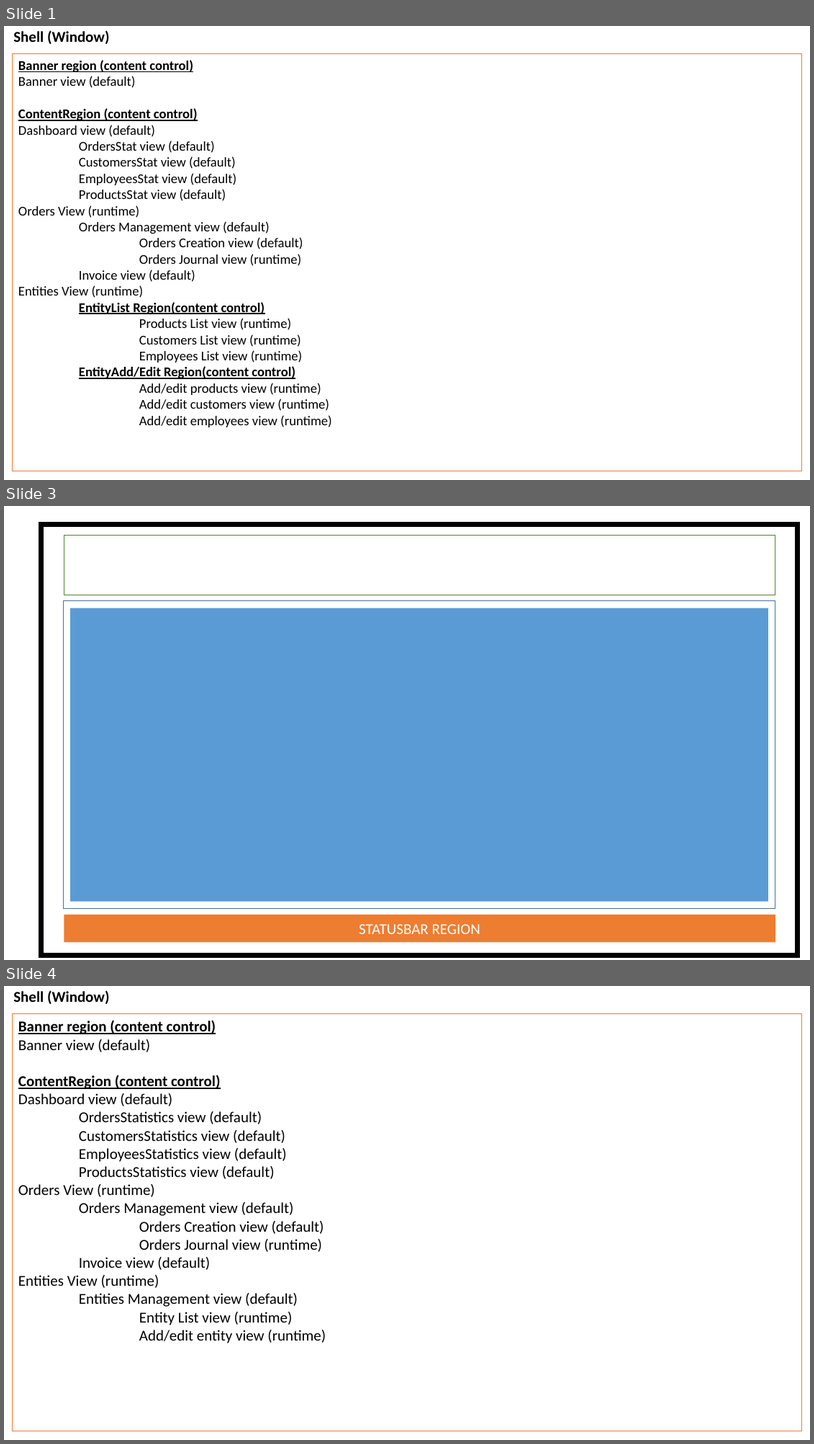
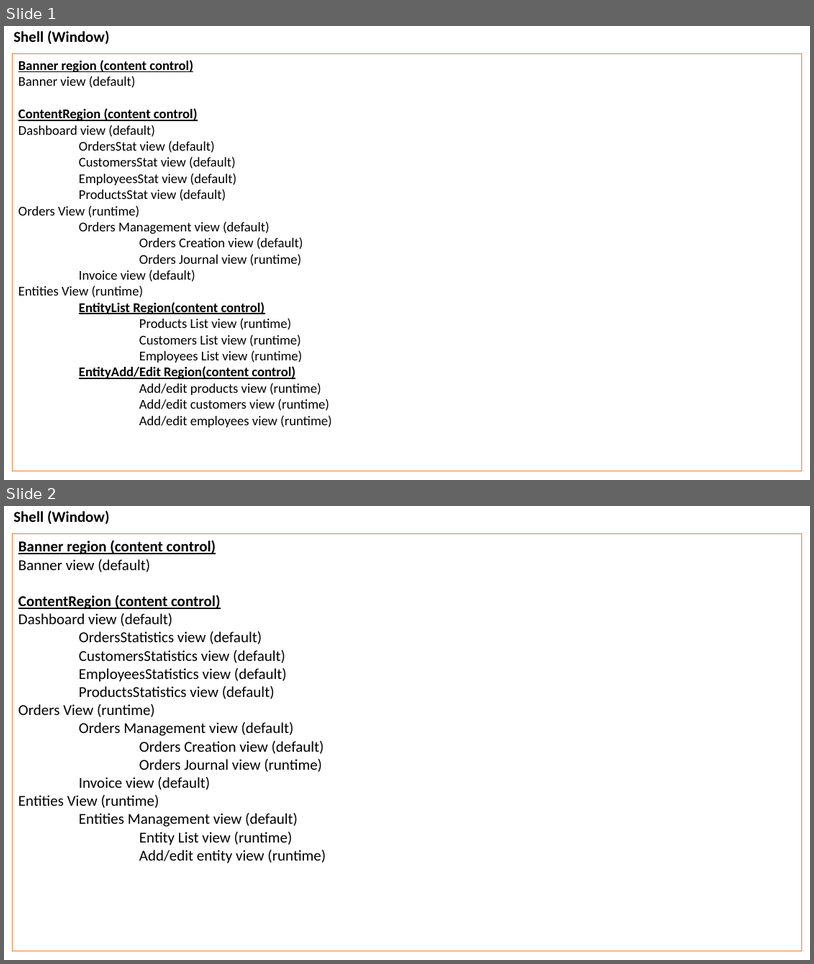
Before and after one commit to SergeyDavidovich/OrdersManagementSystemWPF, a slide deck: Prototypes/OMS Regions and Views.pptx. Shown one above the other, each under a label of ours: slides 1, 3 and 4 before the commit, slides 1 and 2 after it; the slides between them are not shown. The pictures are 814x1444 and 814x964 pixels, drawn with LibreOffice and Linux fonts; fonts in the diff are those of the drawing. Boxes give left, top, right and bottom in pixels: in the first picture for what was removed or moved away, otherwise in the second. Text is boxed around its words. In the diff, an @@ line names an element or a change of style, - is before the commit and + after.

```diff
--- a/Prototypes/OMS Regions and Views.pptx
+++ b/Prototypes/OMS Regions and Views.pptx
@@ slide 3 removed at (4, 506, 810, 960), background #FFFFFF @@
@@ rectangle removed at (41, 524, 798, 955) @@
@@ rectangle removed at (64, 535, 776, 595) @@
@@ rectangle removed at (64, 601, 776, 909) @@
@@ rectangle removed at (70, 608, 769, 901) @@
@@ rectangle removed at (64, 914, 776, 942) @@
-STATUSBAR REGION
@@ what was slide 4 is now slide 2 @@
```
Also in this commit, not shown: 1 other slide removed.
